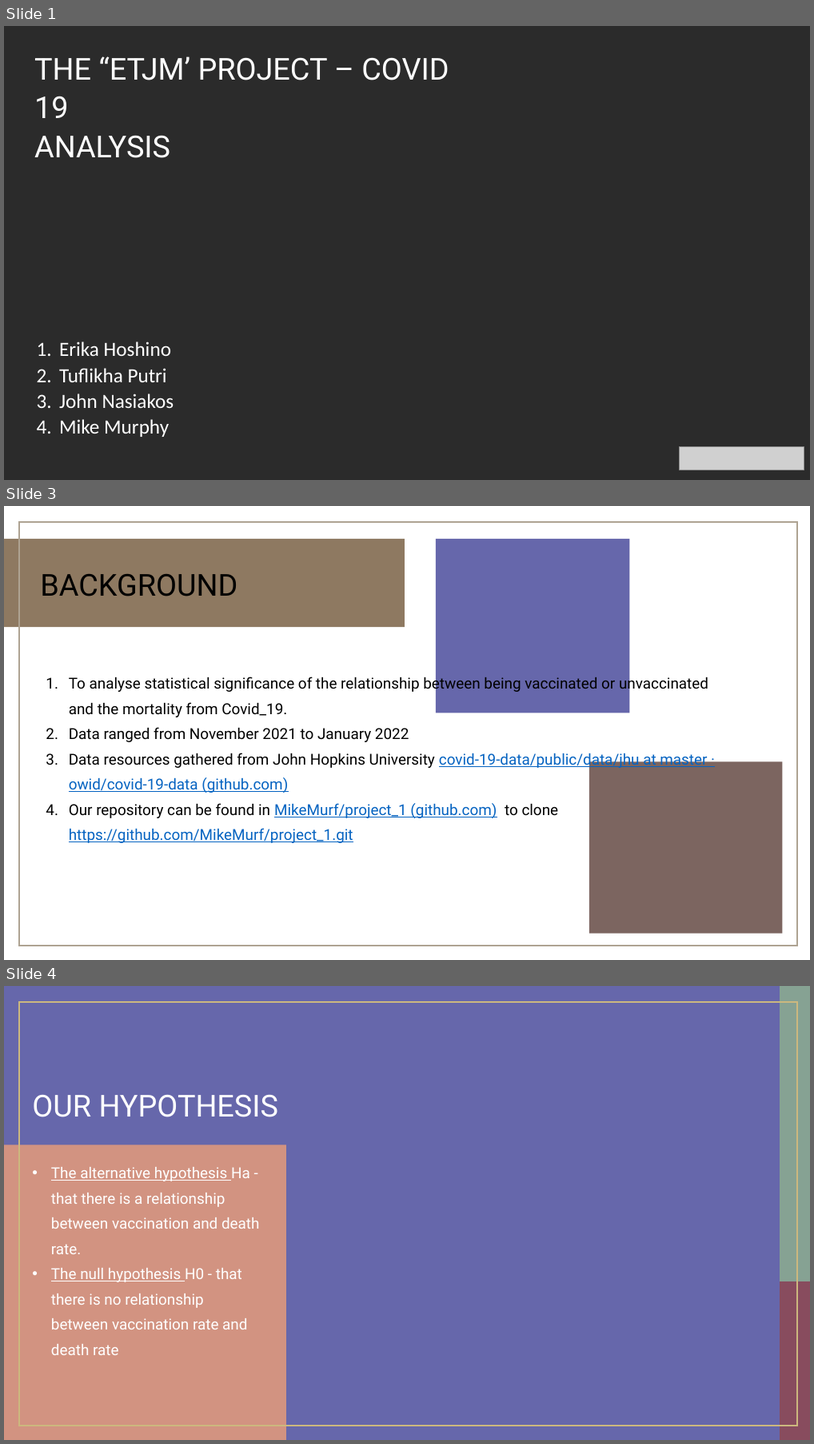
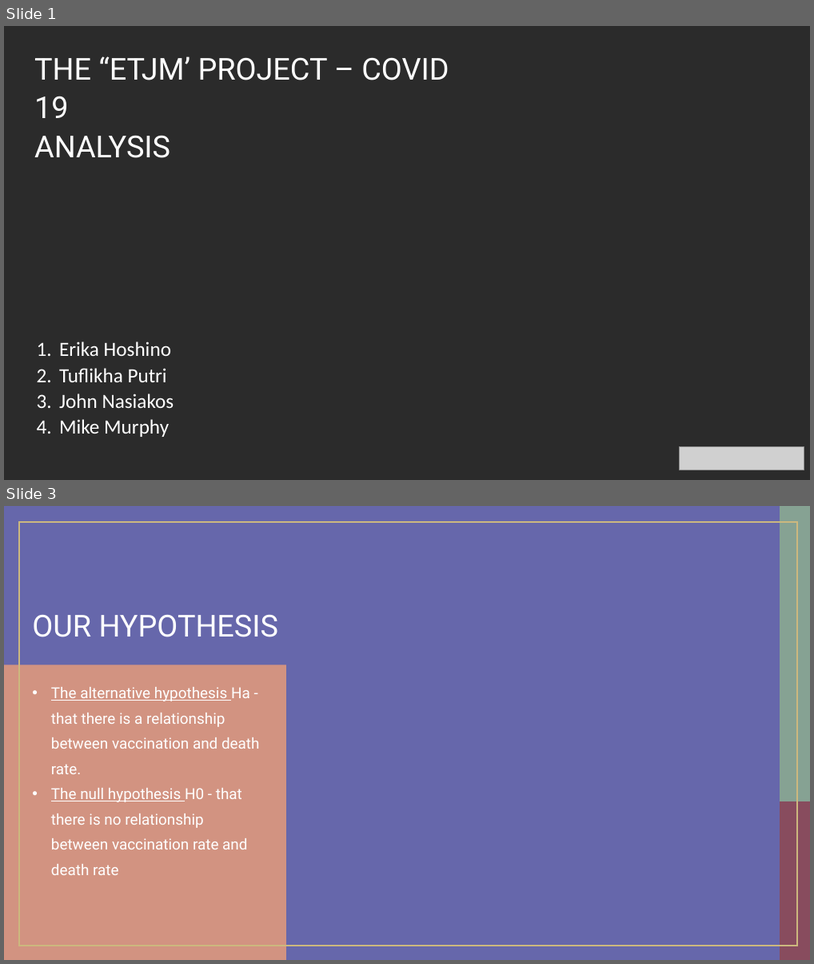
Before and after one commit to MikeMurf/project_1, a slide deck: 07-project-1-challenge/Presentation Slides/project 1.pptx. Shown one above the other, each under a label of ours: slides 1, 3 and 4 before the commit, slides 1 and 3 after it; the slides between them are not shown. The pictures are 814x1444 and 814x964 pixels, drawn with LibreOffice and Linux fonts; fonts in the diff are those of the drawing; grey boxes stand for pictures; background and template pictures are left out; a plain dark background stands for a picture behind light text. Boxes give left, top, right and bottom in pixels: in the first picture for what was removed or moved away, otherwise in the second. Text is boxed around its words. In the diff, an @@ line names an element or a change of style, - is before the commit and + after.

```diff
--- a/07-project-1-challenge/Presentation Slides/project 1.pptx
+++ b/07-project-1-challenge/Presentation Slides/project 1.pptx
@@ slide 3 removed at (4,506,810,960), background #FFFFFF @@
@@ rectangle removed at (19,522,798,945) @@
@@ rectangle removed at (4,539,405,627) @@
@@ rectangle removed at (436,539,630,713) @@
@@ title removed at (40,574,238,596) @@
-BACKGROUND
@@ text removed at (69,675,709,843) @@
-1. To analyse statistical significance of the relationship between being vaccinated or unvaccinated and the mortality from Covid_19.
-2. Data ranged from November 2021 to January 2022
-3. Data resources gathered from John Hopkins University covid-19-data/public/data/jhu at master · owid/covid-19-data (github.com)
-4. Our repository can be found in MikeMurf/project_1 (github.com) to clone https://github.com/MikeMurf/project_1.git
@@ rectangle removed at (590,762,782,933) @@
@@ what was slide 4 is now slide 3 @@
```
Also in this commit, not shown: 1 slide changed, 5 slides added, 1 other slide removed.
